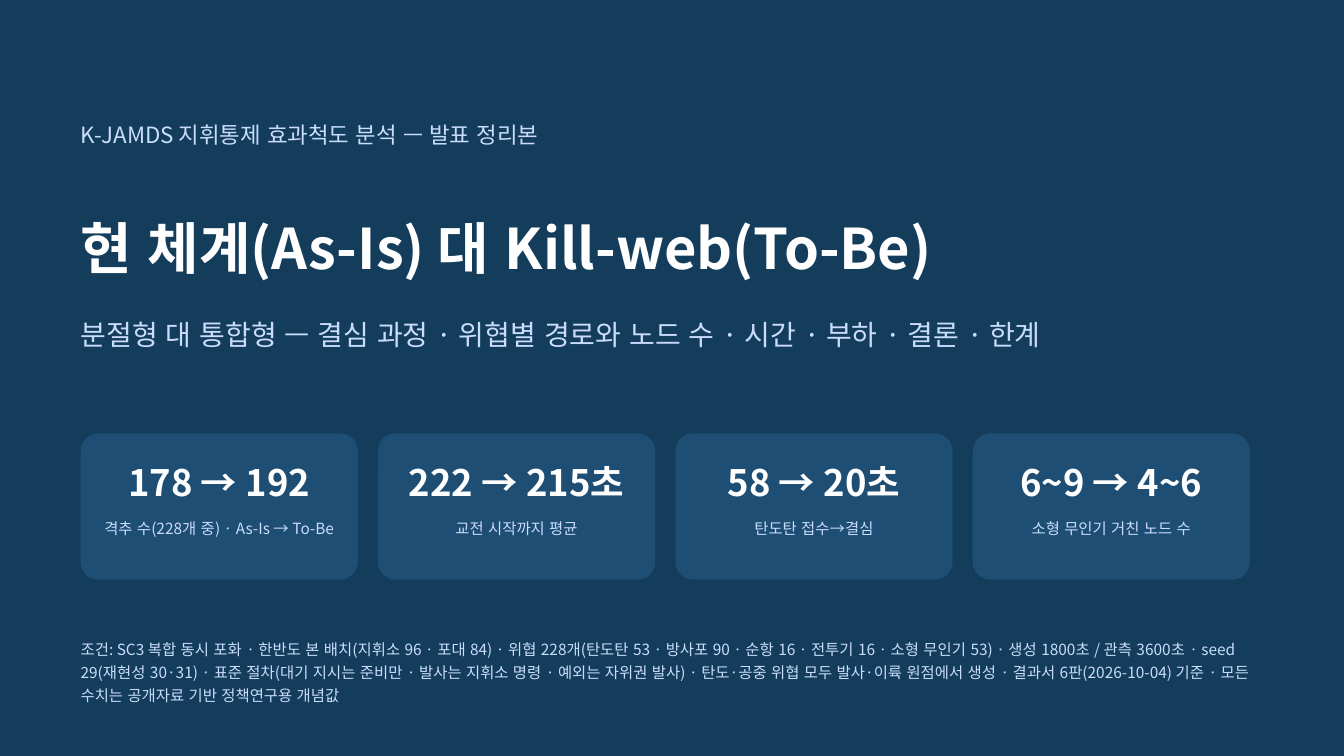
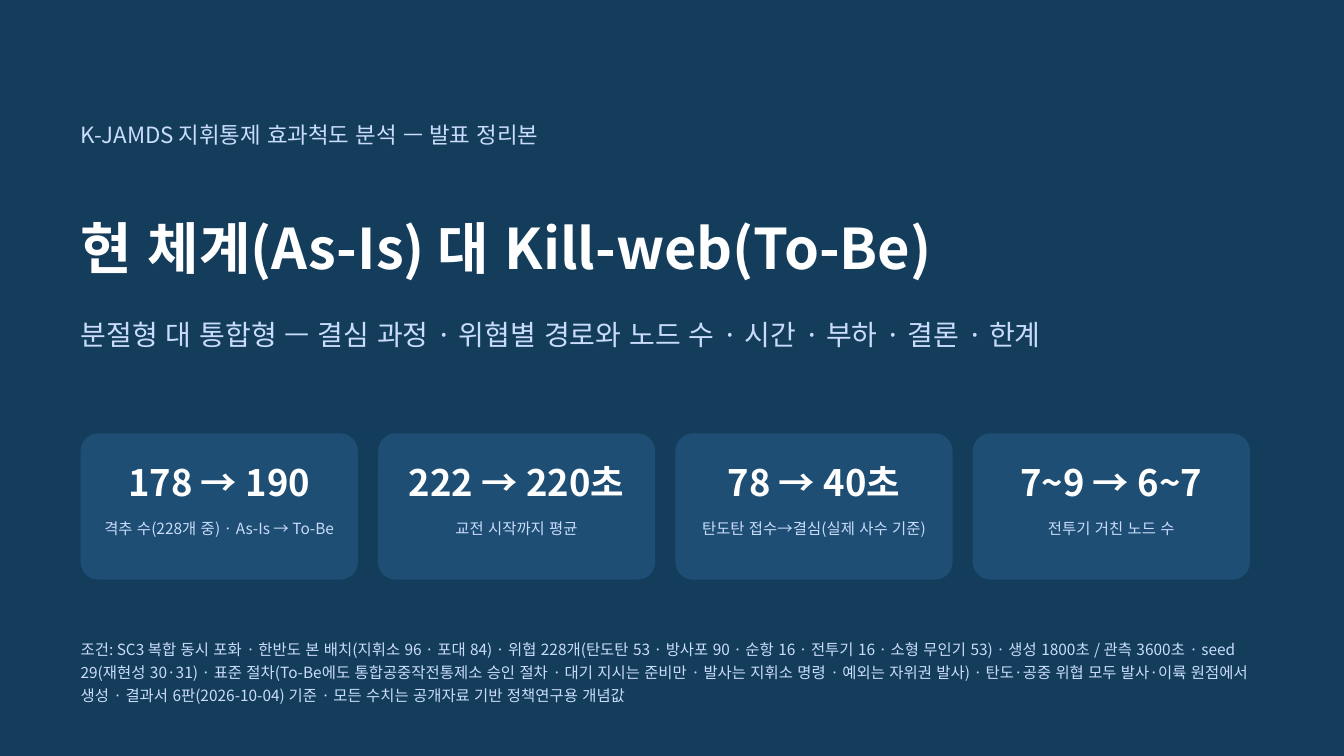
Before and after one commit to DaehyunY00/Air_Defense, a slide deck: slide 1 of K-JAMDS_효과척도_발표정리본.pptx. Drawn at 1344x756 pixels with LibreOffice and Linux fonts; fonts in the diff are those of the drawing. Boxes give left, top, right and bottom in pixels: in the first picture for what was removed or moved away, otherwise in the second. Text is boxed around its words. In the diff, an @@ line names an element or a change of style, - is before the commit and + after.

```diff
--- a/K-JAMDS_효과척도_발표정리본.pptx
+++ b/K-JAMDS_효과척도_발표정리본.pptx
@@ text at [128,468,310,497]: text changed @@
-178 → 192
+178 → 190
@@ text at [409,466,624,497]: text changed @@
-222 → 215초
+222 → 220초
@@ text at [728,466,901,497]: text changed @@
-58 → 20초
+78 → 40초
@@ text at [1020,468,1202,497]: text changed @@
-6~9 → 4~6
+7~9 → 6~7
@@ text at [702,521,926,537]: text changed @@
-탄도탄 접수→결심
+탄도탄 접수→결심(실제 사수 기준)
@@ text at [1048,521,1174,535]: text changed @@
-소형 무인기 거친 노드 수
+전투기 거친 노드 수
@@ text at [81,642,1248,704]: text changed @@
-조건: SC3 복합 동시 포화 · 한반도 본 배치(지휘소 96 · 포대 84) · 위협 228개(탄도탄 53 · 방사포 90 · 순항 16 · 전투기 16 · 소형 무인기 53) · 생성 1800초 / 관측 3600초 · seed 29(재현성 30·31) · 표준 절차(대기 지시는 준비만 · 발사는 지휘소 명령 · 예외는 자위권 발사) · 탄도·공중 위협 모두 발사·이륙 원점에서 생성 · 결과서 6판(2026-10-04) 기준 · 모든 수치는 공개자료 기반 정책연구용 개념값
+조건: SC3 복합 동시 포화 · 한반도 본 배치(지휘소 96 · 포대 84) · 위협 228개(탄도탄 53 · 방사포 90 · 순항 16 · 전투기 16 · 소형 무인기 53) · 생성 1800초 / 관측 3600초 · seed 29(재현성 30·31) · 표준 절차(To-Be에도 통합공중작전통제소 승인 절차 · 대기 지시는 준비만 · 발사는 지휘소 명령 · 예외는 자위권 발사) · 탄도·공중 위협 모두 발사·이륙 원점에서 생성 · 결과서 6판(2026-10-04) 기준 · 모든 수치는 공개자료 기반 정책연구용 개념값
```
Also in this commit, not shown: 10 other slides changed, 9 other files.
